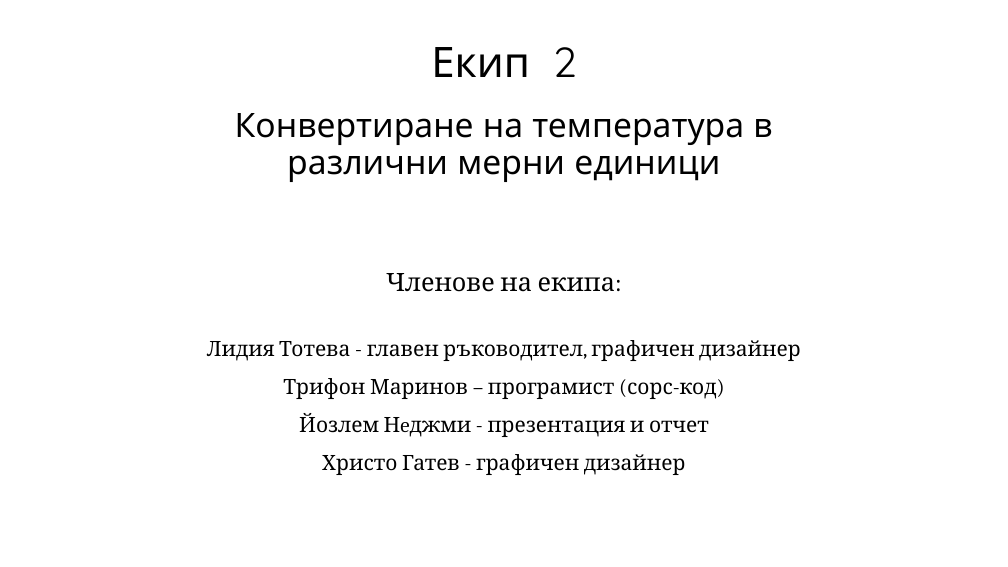
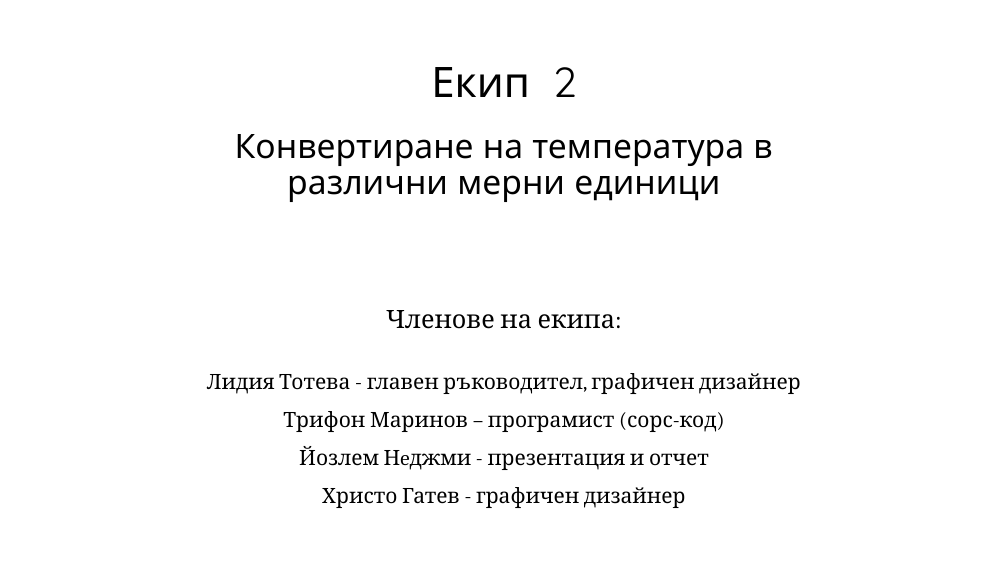
Before and after one commit to Lydi2027/Design, a slide deck: slide 1 of Екип 2.pptx. Drawn at 1008x567 pixels with LibreOffice and Linux fonts; fonts in the diff are those of the drawing; background and template pictures are left out. Boxes give left, top, right and bottom in pixels: in the first picture for what was removed or moved away, otherwise in the second. Text is boxed around its words. In the diff, an @@ line names an element or a change of style, - is before the commit and + after.

```diff
--- a/Екип 2.pptx
+++ b/Екип 2.pptx
@@ title "Екип 2 Конвертиране на температура ..." moved from (x1=235, y1=47, x2=772, y2=182) to (x1=235, y1=67, x2=772, y2=202) @@
@@ subtitle "Членове на екипа:" rewrapped from (x1=207, y1=273, x2=801, y2=475) to (x1=207, y1=310, x2=801, y2=508) @@
```
